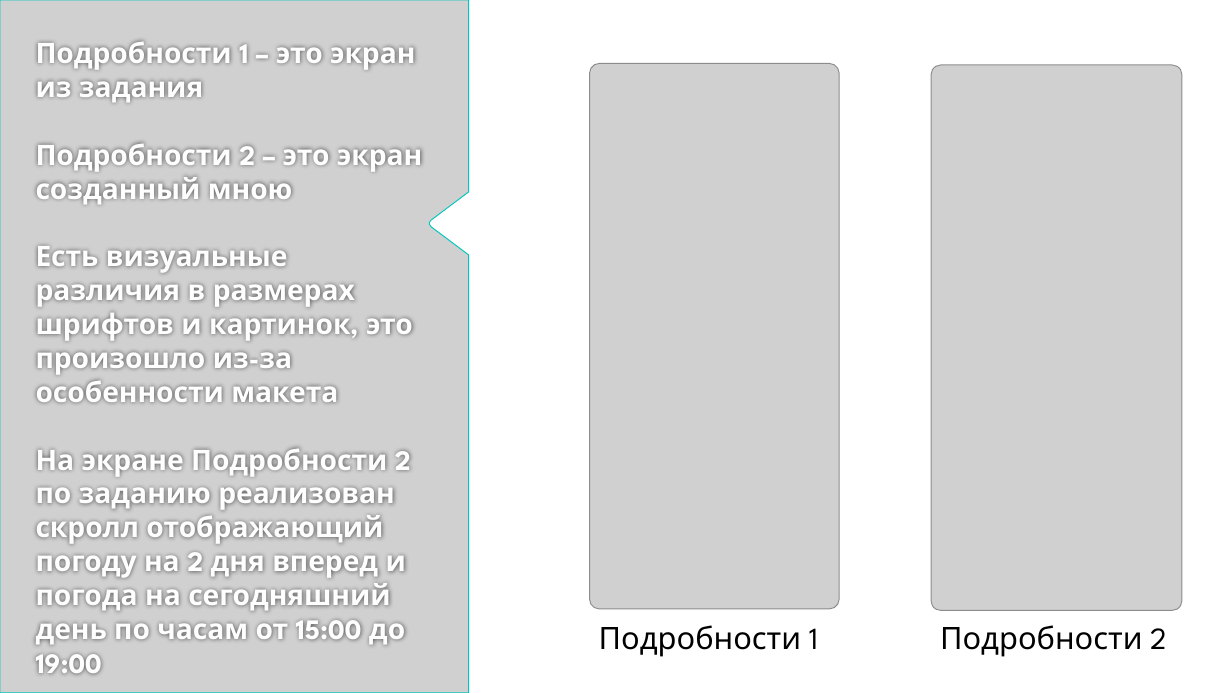
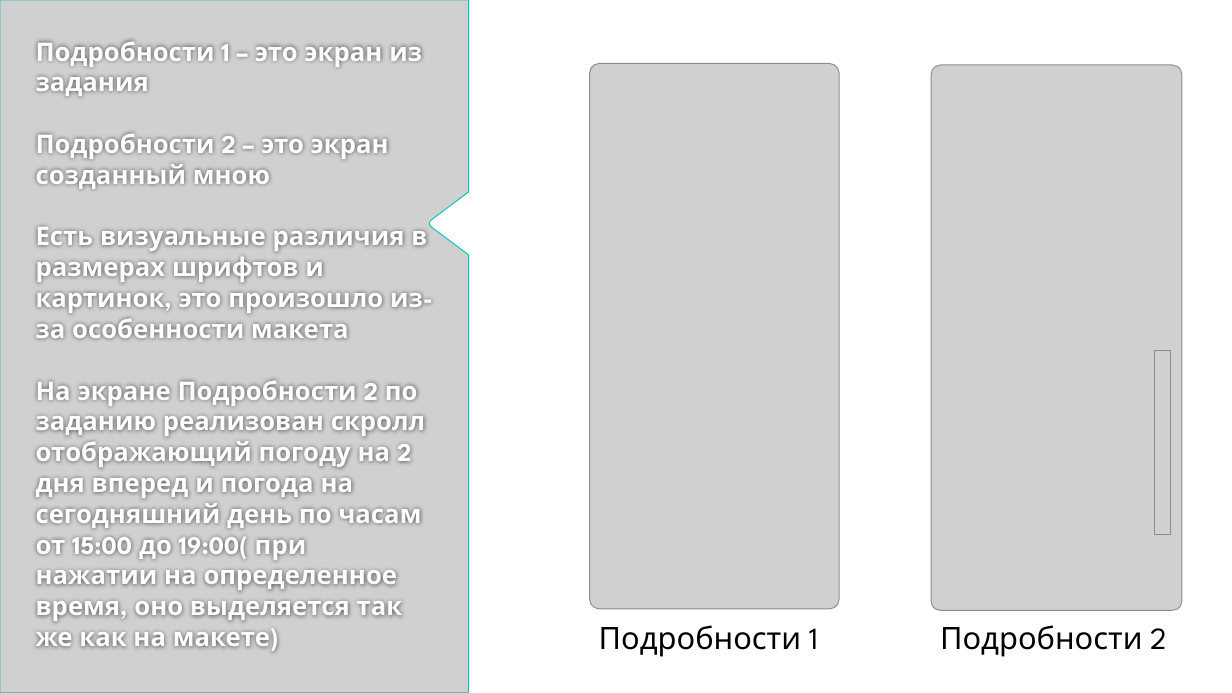
Before and after one commit to SobkoSofiya/Acu, a slide deck: slide 8 of Приложение "AccuWeather".pptx. Drawn at 1232x693 pixels with LibreOffice and Linux fonts; fonts in the diff are those of the drawing; grey boxes stand for pictures; background and template pictures are left out. Boxes give left, top, right and bottom in pixels: in the first picture for what was removed or moved away, otherwise in the second. Text is boxed around its words. In the diff, an @@ line names an element or a change of style, - is before the commit and + after.

Commit message:
Change 2

```diff
--- a/Приложение "AccuWeather".pptx
+++ b/Приложение "AccuWeather".pptx
@@ title at bbox=[36, 40, 427, 648]: text changed; size 22 to 20 pt @@
-Подробности 1 – это экран из задания
-Подробности 2 – это экран созданный мною
-Есть визуальные различия в размерах шрифтов и картинок, это произошло из-за особенности макета
-На экране Подробности 2 по заданию реализован скролл отображающий погоду на 2 дня вперед и погода на сегодняшний день по часам от 15:00 до 19:00
+Подробности 1 – это экран из задания
+Подробности 2 – это экран созданный мною
+Есть визуальные различия в размерах шрифтов и картинок, это произошло из-за особенности макета
+На экране Подробности 2 по заданию реализован скролл отображающий погоду на 2 дня вперед и погода на сегодняшний день по часам от 15:00 до 19:00( при нажатии на определенное время, оно выделяется так же как на макете)
@@ picture added at bbox=[1155, 350, 1172, 534] @@
```
